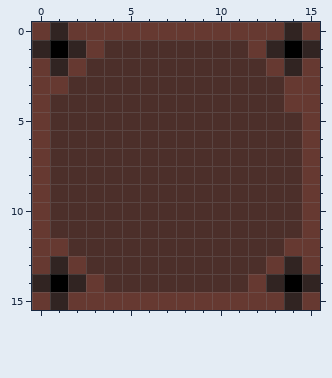
Two states of a pixel-art sprite, ui/sprites/button.png. The first picture shows the starting point.
Rulers count pixels.
After the commit:
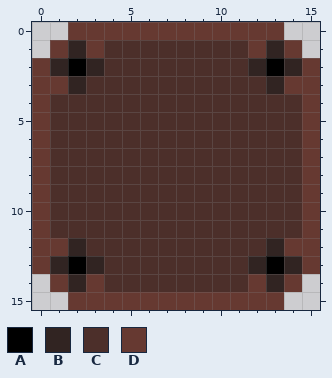
Palette (. is transparent): A #000000  B #312422  C #4c2f2a  D #663931
The exact change:
file 16x16 -> 64x64 pixels (blocks of 1x1 -> 4x4; one block is one cell here)
y 0: x 0..1 DB -> ..; x 14..15 BD -> ..
y 1: x 0..1 BA -> .D; x 14..15 AB -> D.
y 2: x 2..3 DC -> AB; x 12..13 CD -> BA
y 3: x 2 C -> B; x 13 C -> B
y 4: x 14 D -> C
y 12: x 2 C -> B; x 13 C -> B
y 13: x 2..3 DC -> AB; x 12..13 CD -> BA
y 14: x 0..1 BA -> .D; x 14..15 AB -> D.
y 15: x 0..1 DB -> ..; x 14..15 BD -> ..
Where, in picture pixels (left, top, right, bottom), the same in both pictures:
changed: (32, 22, 104, 94)
changed: (248, 22, 320, 112)
changed: (32, 238, 104, 310)
changed: (248, 238, 320, 310)
